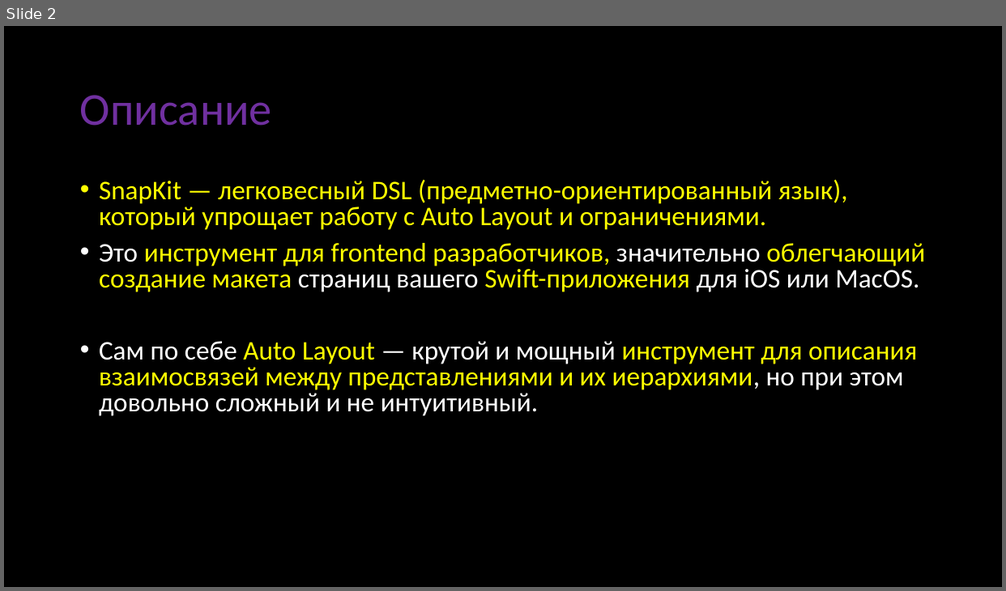
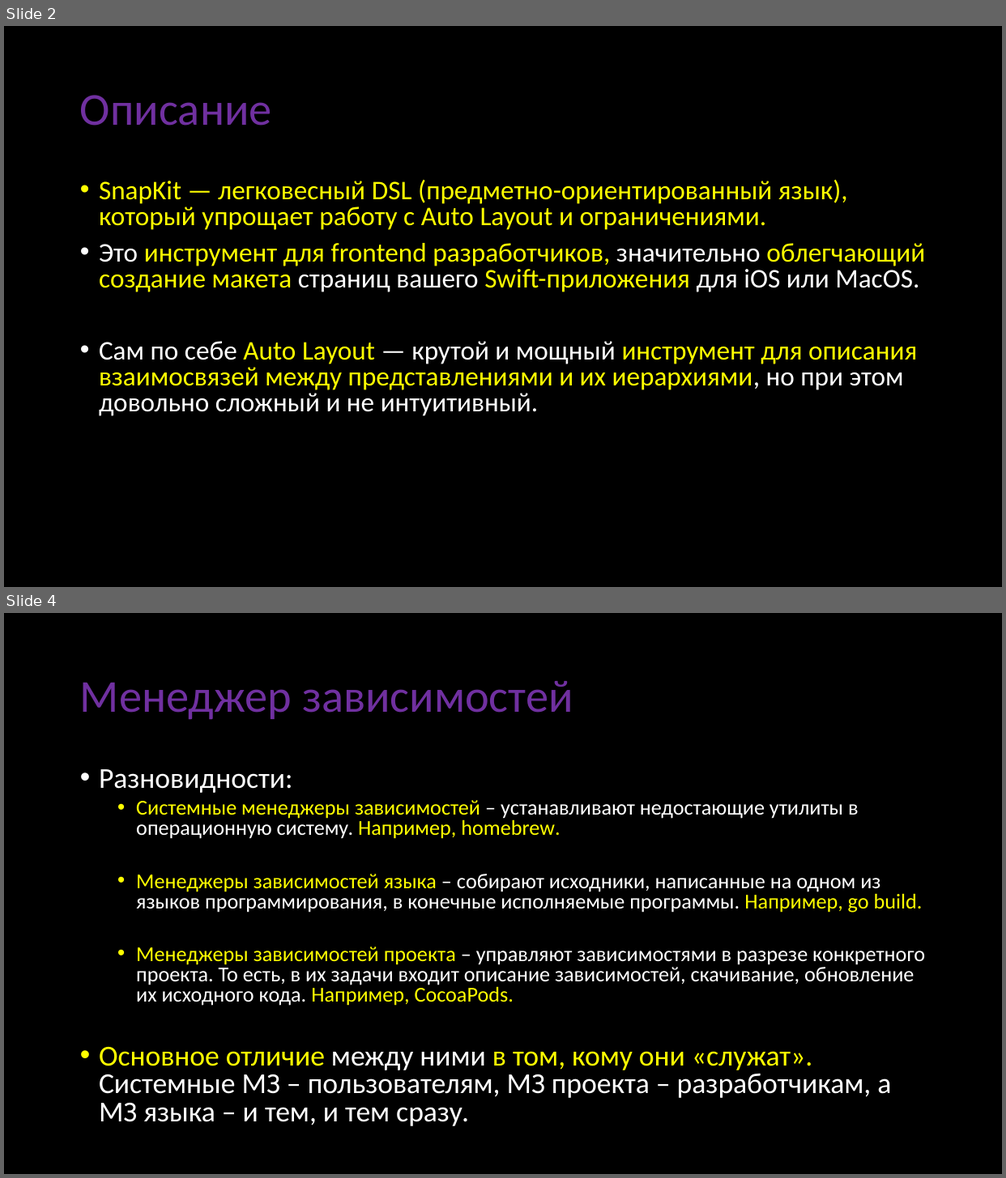
Before and after one commit to abrosov-sergey/HSE-KPV-IOS-2022-23, a slide deck: Presentation/SnapKit-30.09.2022/SnapKit-Abrosov.pptx. Shown one above the other, each under a label of ours: slide 2 before the commit, slides 2 and 4 after it; the slides between them are not shown. The pictures are 1006x591 and 1006x1178 pixels, drawn with LibreOffice and Linux fonts; fonts in the diff are those of the drawing. Boxes give left, top, right and bottom in pixels: in the first picture for what was removed or moved away, otherwise in the second. Text is boxed around its words. In the diff, an @@ line names an element or a change of style, - is before the commit and + after.

```diff
--- a/Presentation/SnapKit-30.09.2022/SnapKit-Abrosov.pptx
+++ b/Presentation/SnapKit-30.09.2022/SnapKit-Abrosov.pptx
@@ slide 4 added at (x1=4, y1=613, x2=1002, y2=1174), background #000000 @@
@@ title added at (x1=80, y1=681, x2=573, y2=720), 44 pt, text #7030A0 @@
+Менеджер зависимостей
@@ text added at (x1=99, y1=769, x2=925, y2=1127), 20.4 pt, text #FFFFFF @@
+• Разновидности:
+  • Системные менеджеры зависимостей – устанавливают недостающие утилиты в операционную систему. Например, homebrew.
+  • Менеджеры зависимостей языка – собирают исходники, написанные на одном из языков программирования, в конечные исполняемые программы. Например, go build.
+  • Менеджеры зависимостей проекта – управляют зависимостями в разрезе конкретного проекта. То есть, в их задачи входит описание зависимостей, скачивание, обновление их исходного кода. Например, CocoaPods.
+• Основное отличие между ними в том, кому они «служат».
+  Системные МЗ – пользователям, МЗ проекта – разработчикам, а МЗ языка – и тем, и тем сразу.
```
Also in this commit, not shown: 2 other slides added, 1 slide removed, 1 other file.
